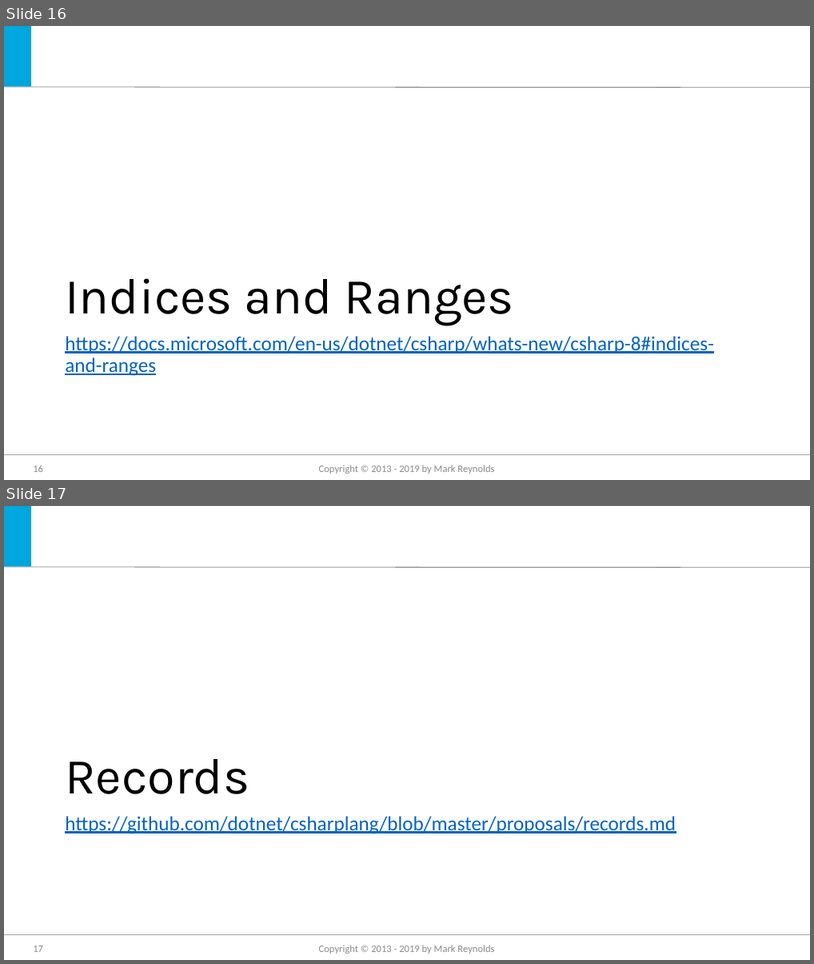
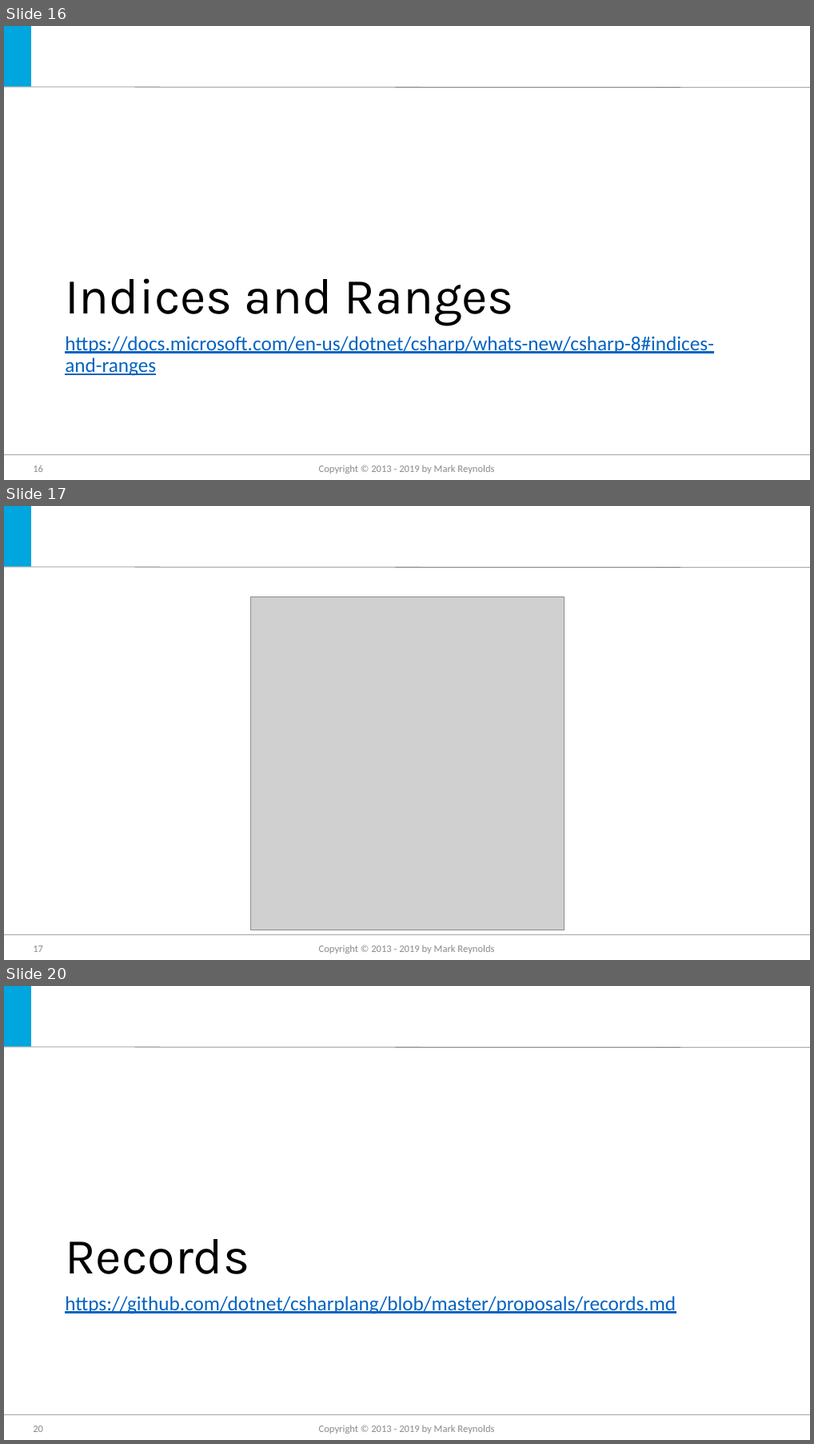
Before and after one commit to jmreynolds/CSharp8, a slide deck: Whats new in C#8.pptx. Shown one above the other, each under a label of ours: slides 16 and 17 before the commit, slides 16, 17 and 20 after it; the slides between them are not shown. The pictures are 814x964 and 814x1444 pixels, drawn with LibreOffice and Linux fonts; fonts in the diff are those of the drawing; grey boxes stand for pictures; background and template pictures are left out. Boxes give left, top, right and bottom in pixels: in the first picture for what was removed or moved away, otherwise in the second. Text is boxed around its words. In the diff, an @@ line names an element or a change of style, - is before the commit and + after.

```diff
--- a/Whats new in C#8.pptx
+++ b/Whats new in C#8.pptx
@@ slide 17 added at [4, 506, 810, 960], background #FFFFFF; not listed: 3 template elements that a slide beside it also shows @@
@@ picture added at [251, 596, 564, 929] @@
@@ page number added at [33, 945, 43, 952], 12 pt, text #8C8C8C @@
+17
@@ text added at [319, 944, 494, 953], 12 pt, text #8C8C8C @@
+Copyright © 2013 - 2019 by Mark Reynolds
@@ what was slide 17 is now slide 20 @@
@@ page number at [33, 1425, 43, 1432]: text changed @@
-17
+20
```
Also in this commit, not shown: 2 other slides added, 5 other files.
